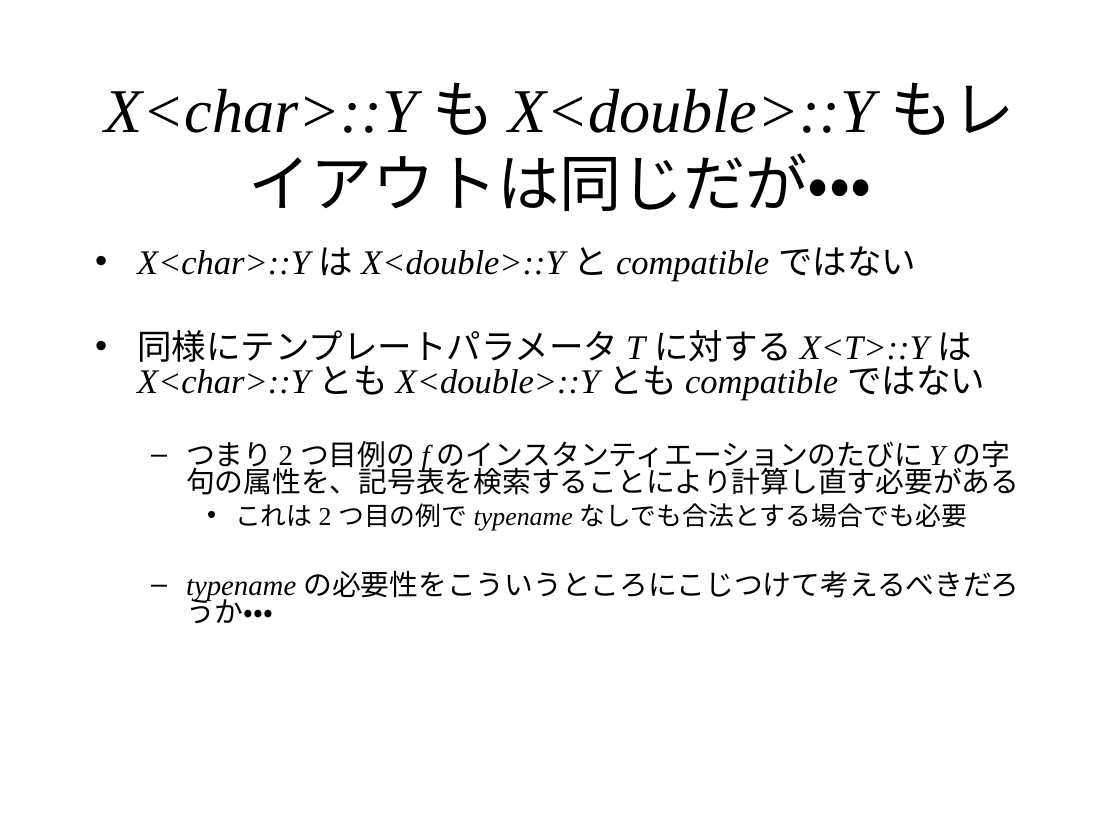
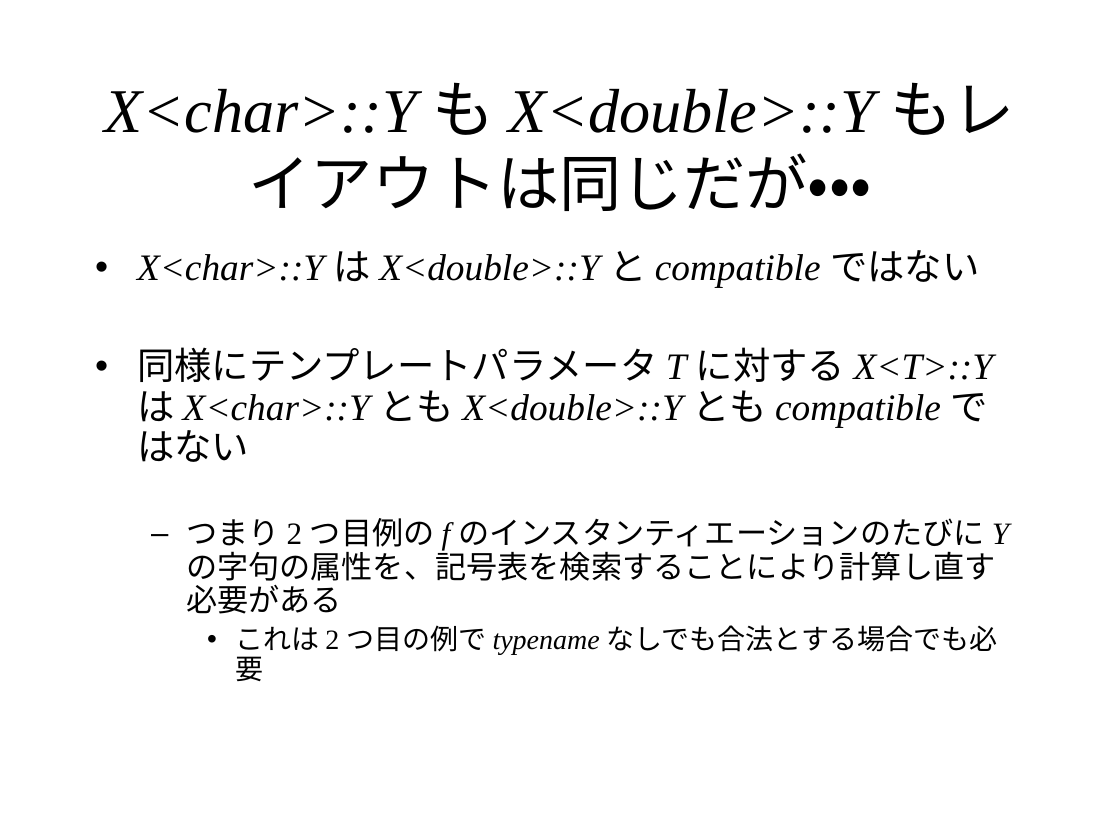
Before and after one commit to KeiHasegawa/cxx_doc, a slide deck: slide 7 of 17_template_typename.ppt. Drawn at 1120x840 pixels with LibreOffice and Linux fonts; fonts in the diff are those of the drawing. Boxes give left, top, right and bottom in pixels: in the first picture for what was removed or moved away, otherwise in the second. Text is boxed around its words. In the diff, an @@ line names an element or a change of style, - is before the commit and + after.

```diff
--- a/17_template_typename.ppt
+++ b/17_template_typename.ppt
@@ text "X<char>::Y は X<double>::Y と compatible ..." at <box>137,250,1009,681</box>: size 22.2 to 24 pt in "X<char>::Y は X<double>::Y と compatible ではない", "同様にテンプレートパラメータ T に対する X<T>::Y は X<char>::Y とも ..."; size 18.5 to 20 pt in "つまり 2 つ目例の f のインスタンティエーションのたびに Y の字句の属性を、記号表を検索することにより計算し直す必 ..."; size 16.6 to 18 pt in "これは 2 つ目の例で typename なしでも合法とする場合でも必要"; line spacing 0.8 to 0.9 @@
@@ text at <box>186,570,1019,624</box>: paragraph removed @@
-  – typename の必要性をこういうところにこじつけて考えるべきだろうか・・・
```
Also in this commit, not shown: 1 other slide changed, 4 other files.
